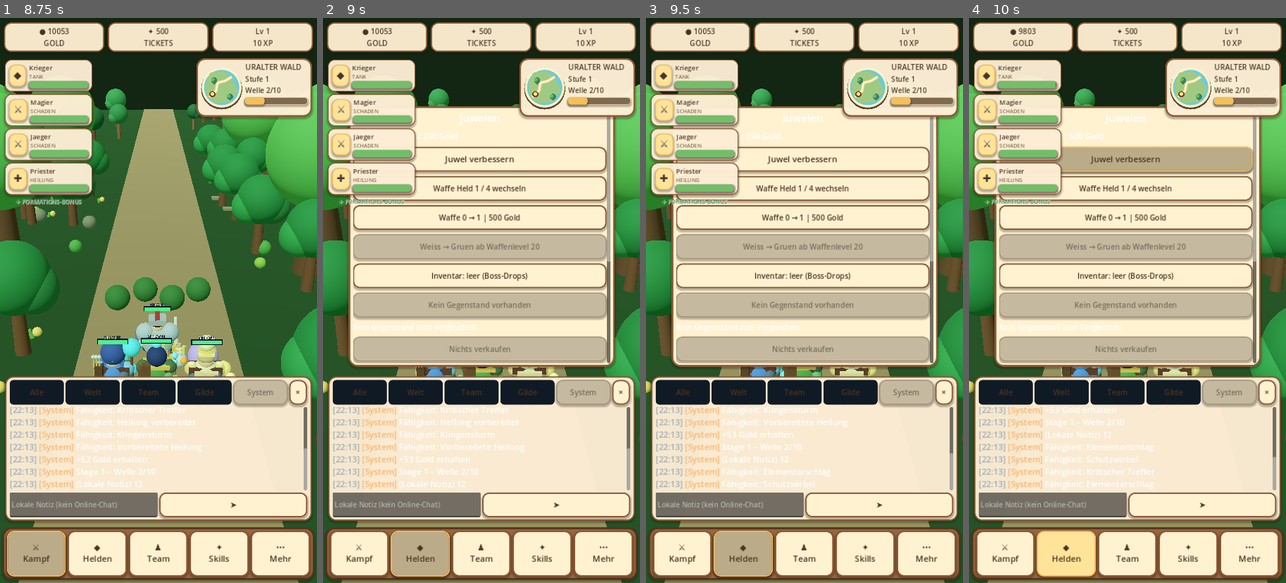
Above: before the commit, frames 1-4 (left to right).
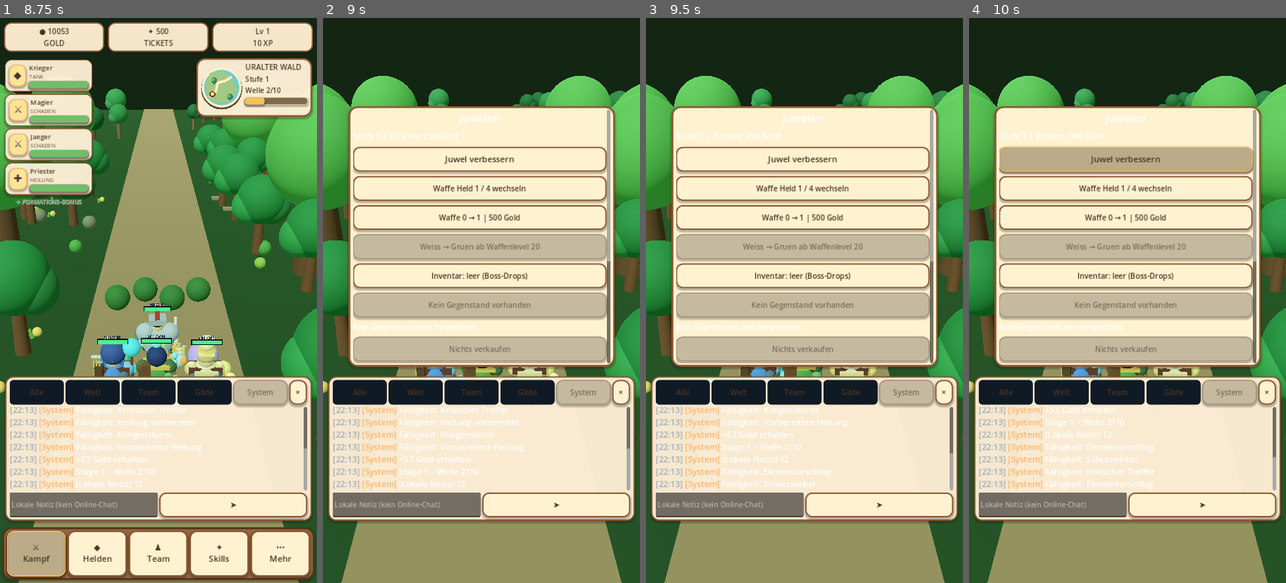
Above: after the commit, the same moments.

Repository: xynewageyx/TitanLegend
Game: Godot game, scene res://scenes/main.tscn
Same seed, same stepped clock (60 frames per second), same inputs: the game is played once before the commit and once after it.
Inputs (mouse positions are in pixels of both pictures, inside the frame that each line leads up to):
- Up to frame 1 (8.75 s): click "☰ System · Stage 1 – Welle 1/…" at 0.5 s; click (82, 503) at 1.27 s; type "12" at 1.35 s; click "Welt" at 2 s; click "Alle" at 2.75 s; click "Team" at 3.5 s; click "Gilde" at 4.25 s; click "System" at 5 s; click "×" at 5.75 s; click "☰ System · Stage 1 – Welle 2/…" at 6.5 s; click "➤" at 7.25 s; click "⚔ Kampf" at 8 s
- Up to frame 2 (9 s): click "◆ Helden" at 8.75 s
- Up to frame 3 (9.5 s): no input
- Up to frame 4 (10 s): click "Juwel verbessern" at 9.5 s

Frame 1 is identical in both runs. In frame 2, 24% of the frame differs, in the area x 0-100%, y 0-100%; in frame 3, 24%; in frame 4, 24%.

Commit message:
Keep equipment and progression modal unobstructed by HUD overlay

Diff:
--- a/scripts/adventure_hud_overlay.gd
+++ b/scripts/adventure_hud_overlay.gd
@@ -249,6 +249,9 @@
  var cosmetics: Variant = hud.get("skin_shop_menu")
  if cosmetics is Control and (cosmetics as Control).visible:
   modal_active = true
+ var actions: Variant = hud.get("action_panel")
+ if actions is Control and (actions as Control).visible:
+  modal_active = true
  if modal_active and visible:
   hide()
  elif not modal_active and not visible:
